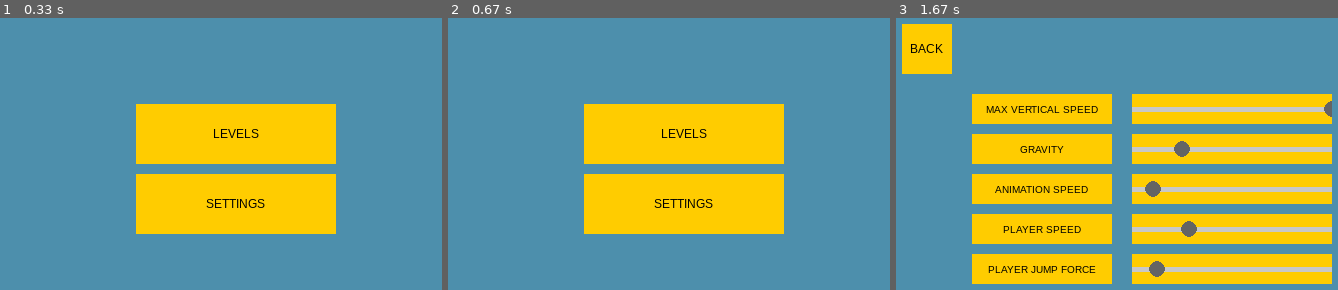
Above: before the commit, frames 1-3 (left to right).
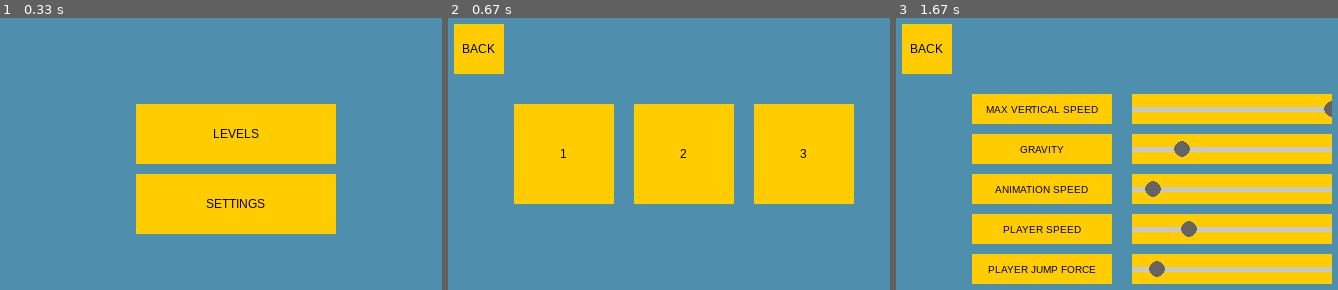
Above: after the commit, the same moments.

Repository: Rushan4ik/yandex_pygame_project
Game: pygame game, started from main.py
Two runs of this game, one before a commit and one after it. Both use one fixed random seed, a clock stepped at 60 frames per second and the inputs below.
Inputs (mouse positions are in pixels of both pictures, inside the frame that each line leads up to):
- Up to frame 1 (0.33 s): no input
- Up to frame 2 (0.67 s): click (682, 134) at 0.38 s
- Up to frame 3 (1.67 s): click (1010, 154) at 0.72 s; press the mouse at (926, 47) at 1.03 s; move the mouse to (1086, 186) at 1.13 s; release the mouse at (outside the picture) at 1.27 s; press the mouse at (1130, 202) at 1.37 s; move the mouse to (1147, 170) at 1.47 s; release the mouse at (1165, 137) at 1.6 s

Frame 1 is identical in both runs. In frame 2, 23% of the frame differs, in the area x 1-92%, y 2-80%; in frame 3, nothing differs.

Commit message:
Добавление LevelChoiceScene, для выбора уровня

Diff:
--- a/configs.py
+++ b/configs.py
@@ -1,5 +1,7 @@
 import pygame
 
+# LEVELS
+LEVEL_COUNT = 3
 # ENTITY
 MAX_VERTICAL_SPEED = 300
 GRAVITY_ACCELERATION = 20
--- /dev/null
+++ b/screen_components/scene_level_choice.py
@@ -0,0 +1,19 @@
+from configs import LEVEL_COUNT
+from screen_components import Scene
+from widgets import Button
+
+
+class LevelChoiceScene(Scene):
+    def __init__(self, scene_manager):
+        self.scene_manager = scene_manager
+        buttons = [Button((20, 20), (50, 50), "BACK", [Button.Handler(self.__set_main_menu)])]
+        for i in range(LEVEL_COUNT):
+            button = Button((80 + i * 120, 100), (100, 100), str(i + 1), [Button.Handler(self.__create_level_handler(i))])
+            buttons.append(button)
+        super().__init__(buttons, [], [])
+
+    def __set_main_menu(self):
+        self.scene_manager.set_main_menu_scene()
+
+    def __create_level_handler(self, num: int):
+        return lambda: self.scene_manager.set_level_scene(num + 1)
--- a/screen_components/scene_manager.py
+++ b/screen_components/scene_manager.py
@@ -1,4 +1,5 @@
 from screen_components import Scene
+from screen_components.scene_level_choice import LevelChoiceScene
 from screen_components.scene_main import MainMenuScene
 from screen_components.scene_settings import SettingsScene
 
@@ -17,7 +18,7 @@
         self.current_scene = SettingsScene(self)
 
     def set_level_choice_scene(self) -> None:
-        pass
+        self.current_scene = LevelChoiceScene(self)
 
     def set_level_scene(self, level_number: int) -> None:
-        pass
+        print(level_number, self)
Not shown, changed: readme.md
